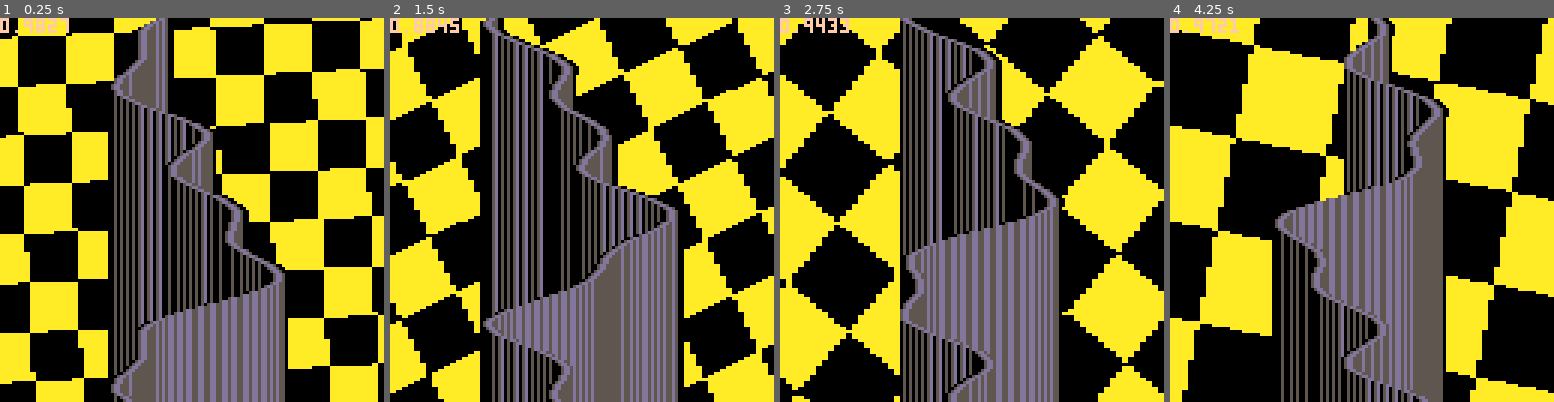
Above: before the commit, frames 1-4 (left to right).
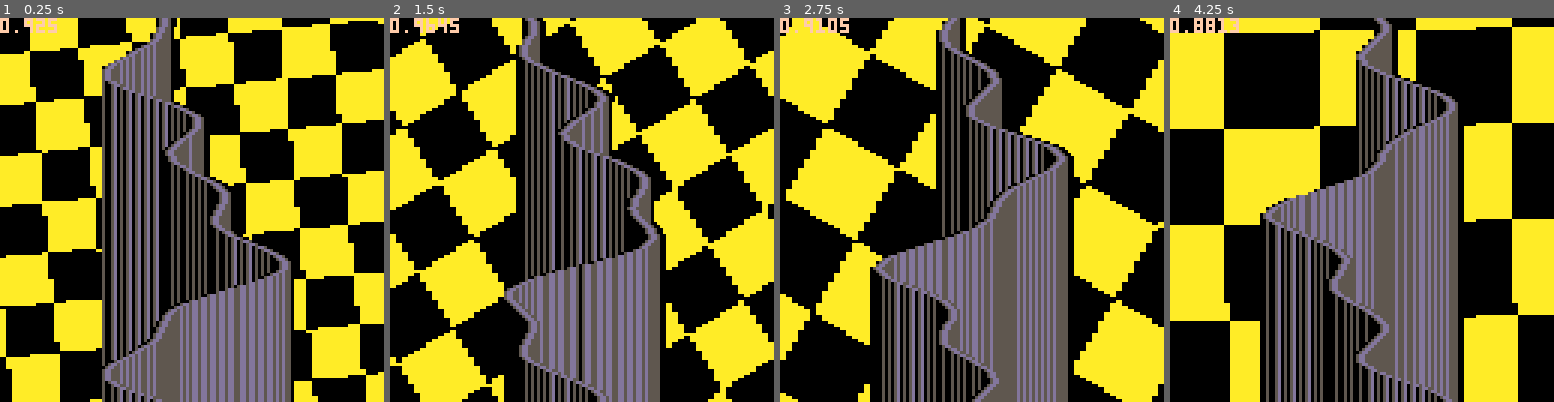
Above: after the commit, the same moments.

Repository: Megus/pico-8-experiments
Game: PICO-8 cartridge raster_rotozoomer.p8
Same seed, same stepped clock (60 frames per second), same inputs: the game is played once before the commit and once after it.
Inputs:
- Up to frame 1 (0.25 s): no input
- Up to frame 2 (1.5 s): no input
- Up to frame 3 (2.75 s): no input
- Up to frame 4 (4.25 s): no input

The runs differ from the first frame. In frame 1, 54% of the frame differs, in the area x 0-100%, y 0-100%; in frame 2, 63%; in frame 3, 64%; in frame 4, 58%.

Commit message:
Minor fixes in Raster/Rotozoomer

Diff:
--- a/raster_rotozoomer.p8
+++ b/raster_rotozoomer.p8
@@ -13,7 +13,6 @@
 
 -- PICO-8 frame draw function
 function _draw()
-  memset(0x6000, 0, 0x2000)
   coresume(cfx)
   -- Uncomment the following lines to see CPU load
   cursor(0, 0)
@@ -101,43 +100,6 @@
   end
 end
 
--- Raster bars only
-function fx_raster()
-  -- Raster bars variables
-  local ph1, ph2, ph3 = 0, 0, 0
-  local pht1, pht2, pht3, x
-
-  while true do
-    -- Clear the line buffer
-    memset(0x7fc0, 0, 0x40)
-    -- Raster bars temporary variables
-    pht1, pht2, pht3 = ph1, ph2, ph3
-
-    for i = 0, 127 do
-      -- Vertical raster bars
-      x = flr(63 + sin(pht1) * 19 + sin(pht2) * 9 + sin(pht3) * 7)
-      pset(x - 1, 127, 0)
-      pset(x, 127, 5)
-      pset(x + 1, 127, 13)
-      pset(x + 2, 127, 13)
-      pset(x + 3, 127, 5)
-      pht1 += 0.01
-      pht2 += 0.02
-      pht3 += 0.04
-
-      -- Copy line
-      memcpy(0x6000 + i * 64, 0x7fc0, 0x40)
-    end
-
-    -- Update raster bars variables
-    ph1 += 0.002
-    ph2 += 0.004
-    ph3 += 0.03
-
-    yield()
-  end
-end
-
 __gfx__
 00000000aaaaaaaa1111111100000000000000000000000000000000000000000000000000000000000000000000000000000000000000000000000000000000
 00000000aaaaaaaa1111111100000000000000000000000000000000000000000000000000000000000000000000000000000000000000000000000000000000
